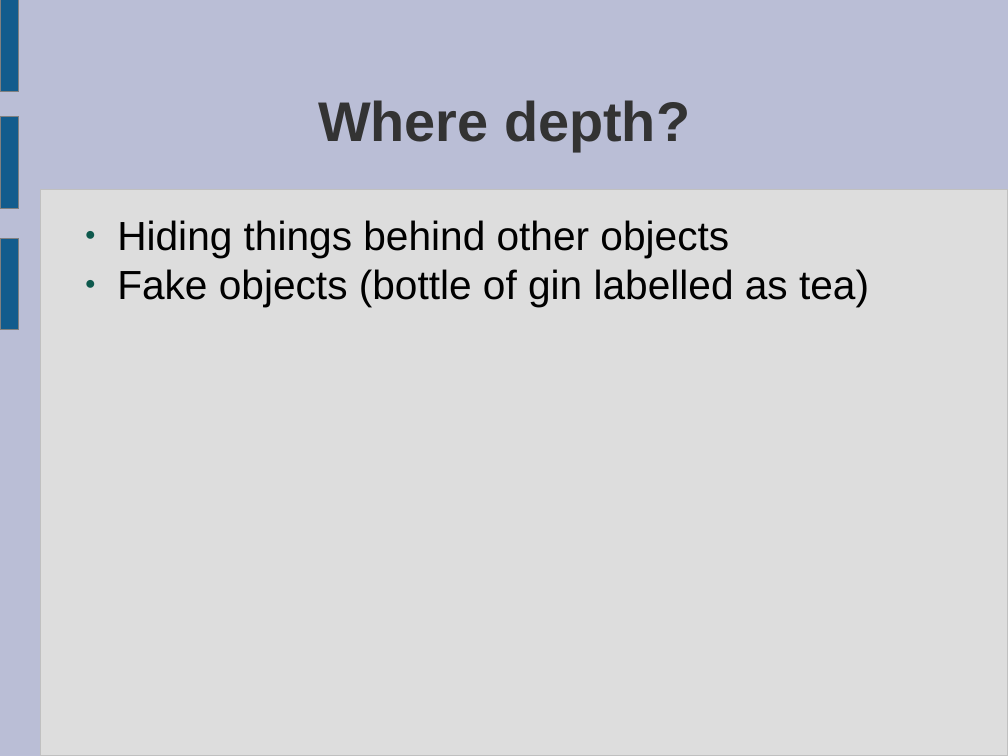
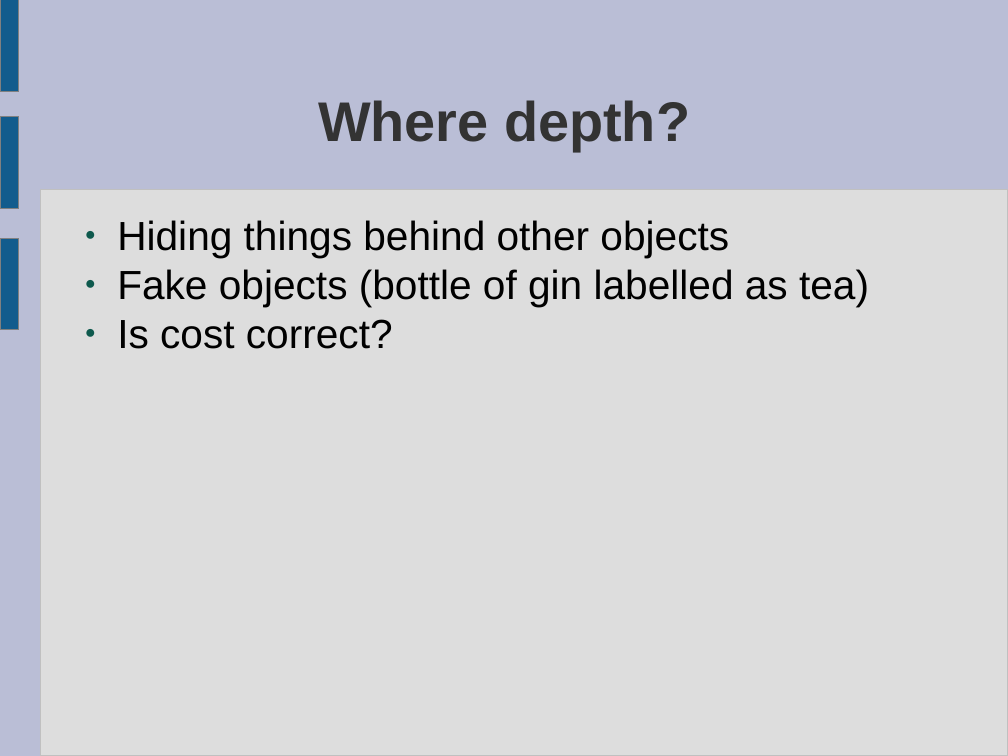
Before and after one commit to ktosox/JingleGameJam2024, a slide deck: slide 12 of GDD.odp. Drawn at 1008x756 pixels with LibreOffice and Linux fonts; fonts in the diff are those of the drawing. Boxes give left, top, right and bottom in pixels: in the first picture for what was removed or moved away, otherwise in the second. Text is boxed around its words. In the diff, an @@ line names an element or a change of style, - is before the commit and + after.

```diff
--- a/GDD.odp
+++ b/GDD.odp
@@ text at (x1=117, y1=319, x2=393, y2=349): paragraph added @@
+● Is cost correct?
```
Also in this commit, not shown: 1 other slide changed, 6 other files.
